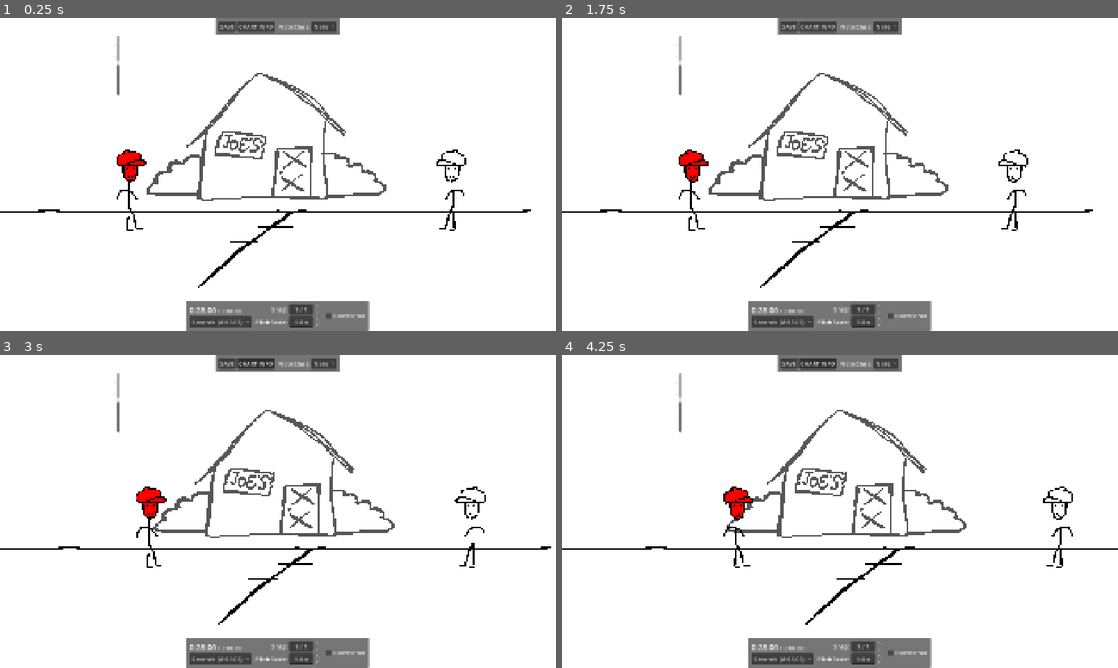
Above: before the commit, frames 1-4 (two rows, left to right).
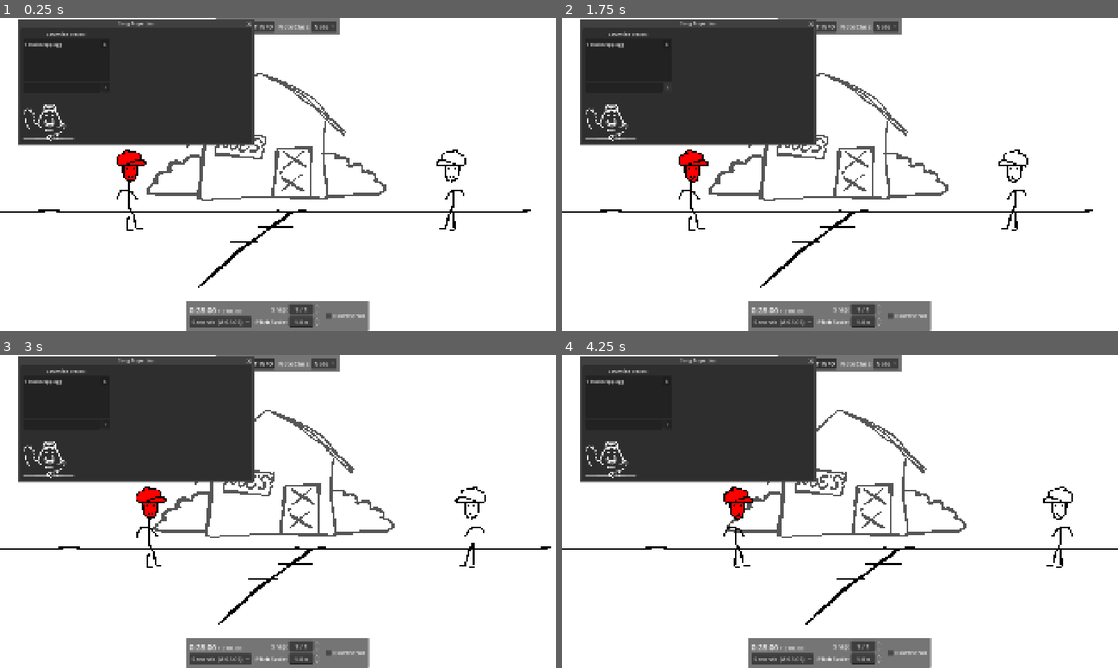
Above: after the commit, the same moments.

Repository: B3GD/b3gd
Game: Godot game, scene res://songs/test/song.tscn
Same seed, same stepped clock (60 frames per second), same inputs: the game is played once before the commit and once after it. This scene is started directly instead of the project's main scene. Sound files missing from this copy of the repository are replaced by a short silence.
Inputs (mouse positions are in pixels of both pictures, inside the frame that each line leads up to):
- Up to frame 1 (0.25 s): no input
- Up to frame 2 (1.75 s): click (667, 43) at 0.5 s, where only the run after the commit has a clickable "X"; click (667, 86) at 1.25 s, where only the run after the commit has a clickable "+"
- Up to frame 3 (3 s): click "CHART INFO" at 2 s; hold Up (editor_time_up) from 2.78 s (still down)
- Up to frame 4 (4.25 s): release Up (editor_time_up) at 3.53 s; hold Down (editor_time_down) from 3.53 s (still down)

The runs differ from the first frame. In frame 1, 17% of the frame differs, in the area x 3-46%, y 0-41%; in frame 2, 17%; in frame 3, 17%; in frame 4, 17%.

Commit message:
Added charles

Diff:
--- a/b3gd/chart_editor/strumline_container.gd
+++ b/b3gd/chart_editor/strumline_container.gd
@@ -1,11 +1,17 @@
 extends SplitContainer
 
+@export var strumline_node: PackedScene
 
 # Called when the node enters the scene tree for the first time.
 func _ready() -> void:
 	pass # Replace with function body.
 
-
 # Called every frame. 'delta' is the elapsed time since the previous frame.
 func _process(delta: float) -> void:
 	pass
+
+func update_strumlines():
+	for child in get_children():
+		if child.name.begins_with("_"):
+			continue
+		remove_child(child)
--- a/b3gd/chart_player/chart_player.tscn
+++ b/b3gd/chart_player/chart_player.tscn
@@ -14,6 +14,8 @@
 [ext_resource type="Script" uid="uid://b4it3bm2xipgc" path="res://b3gd/chart_editor/event_view_arranger.gd" id="12_jng4k"]
 [ext_resource type="Script" uid="uid://cddem6pgulynf" path="res://b3gd/chart_editor/note_type_box.gd" id="12_o3yqt"]
 [ext_resource type="Script" uid="uid://dsxriov1ftjvw" path="res://b3gd/chart_editor/strumline_container.gd" id="13_yao2k"]
+[ext_resource type="PackedScene" uid="uid://dkros47lrg8sl" path="res://b3gd/chart_editor/strumline.tscn" id="15_tbbiy"]
+[ext_resource type="Texture2D" uid="uid://kd73i3dkrn6l" path="res://b3gd/chart_editor/images/charles.png" id="16_jng4k"]
 
 [sub_resource type="Resource" id="Resource_eb4vn"]
 script = ExtResource("8_rbo3x")
@@ -223,6 +225,7 @@
 drag_area_highlight_in_editor = true
 split_offset = 153
 script = ExtResource("13_yao2k")
+strumline_node = ExtResource("15_tbbiy")
 
 [node name="_Margin" type="Control" parent="EditorTools/EditorUI/VBoxContainer/HBoxContainer/ScrollContainer/HBoxContainer/StrumlineContainer" unique_id=509375042]
 layout_mode = 2
@@ -316,5 +319,94 @@
 layout_mode = 2
 text = "Downscroll"
 
+[node name="Window" type="Window" parent="EditorTools/EditorUI" unique_id=1144163274]
+oversampling_override = 1.0
+title = "Song Properties"
+position = Vector2i(71, 36)
+size = Vector2i(800, 397)
+unresizable = true
+
+[node name="Panel" type="Panel" parent="EditorTools/EditorUI/Window" unique_id=1817701729]
+anchors_preset = 15
+anchor_right = 1.0
+anchor_bottom = 1.0
+grow_horizontal = 2
+grow_vertical = 2
+
+[node name="MarginContainer" type="MarginContainer" parent="EditorTools/EditorUI/Window/Panel" unique_id=620013007]
+layout_mode = 1
+anchors_preset = 15
+anchor_right = 1.0
+anchor_bottom = 1.0
+grow_horizontal = 2
+grow_vertical = 2
+theme_override_constants/margin_left = 8
+theme_override_constants/margin_top = 8
+theme_override_constants/margin_right = 8
+theme_override_constants/margin_bottom = 8
+
+[node name="VFlowContainer" type="VFlowContainer" parent="EditorTools/EditorUI/Window/Panel/MarginContainer" unique_id=1103507713]
+layout_mode = 2
+
+[node name="Label" type="Label" parent="EditorTools/EditorUI/Window/Panel/MarginContainer/VFlowContainer" unique_id=1252954743]
+layout_mode = 2
+text = "Strumline Tracks:"
+horizontal_alignment = 1
+
+[node name="Panel" type="Panel" parent="EditorTools/EditorUI/Window/Panel/MarginContainer/VFlowContainer" unique_id=855059347]
+custom_minimum_size = Vector2(300, 150)
+layout_mode = 2
+
+[node name="ScrollContainer" type="ScrollContainer" parent="EditorTools/EditorUI/Window/Panel/MarginContainer/VFlowContainer/Panel" unique_id=1552848837]
+layout_mode = 1
+anchors_preset = 15
+anchor_right = 1.0
+anchor_bottom = 1.0
+offset_left = 4.0
+offset_top = 4.0
+offset_right = -4.0
+offset_bottom = -4.0
+grow_horizontal = 2
+grow_vertical = 2
+
+[node name="TrackGrid" type="GridContainer" parent="EditorTools/EditorUI/Window/Panel/MarginContainer/VFlowContainer/Panel/ScrollContainer" unique_id=1007618091]
+layout_mode = 2
+size_flags_horizontal = 3
+size_flags_vertical = 3
+columns = 3
+
+[node name="Label2" type="Label" parent="EditorTools/EditorUI/Window/Panel/MarginContainer/VFlowContainer/Panel/ScrollContainer/TrackGrid" unique_id=766952293]
+layout_mode = 2
+text = "1"
+
+[node name="Label3" type="Label" parent="EditorTools/EditorUI/Window/Panel/MarginContainer/VFlowContainer/Panel/ScrollContainer/TrackGrid" unique_id=944530311]
+layout_mode = 2
+text = "tracks/opp.ogg"
+
+[node name="Button" type="Button" parent="EditorTools/EditorUI/Window/Panel/MarginContainer/VFlowContainer/Panel/ScrollContainer/TrackGrid" unique_id=515659952]
+layout_mode = 2
+size_flags_horizontal = 10
+text = " X "
+
+[node name="HBoxContainer" type="HBoxContainer" parent="EditorTools/EditorUI/Window/Panel/MarginContainer/VFlowContainer" unique_id=1027648156]
+layout_mode = 2
+
+[node name="LineEdit" type="LineEdit" parent="EditorTools/EditorUI/Window/Panel/MarginContainer/VFlowContainer/HBoxContainer" unique_id=1125373769]
+layout_mode = 2
+size_flags_horizontal = 3
+
+[node name="Button" type="Button" parent="EditorTools/EditorUI/Window/Panel/MarginContainer/VFlowContainer/HBoxContainer" unique_id=1600345443]
+layout_mode = 2
+size_flags_horizontal = 8
+text = " + "
+
+[node name="TextureRect" type="TextureRect" parent="EditorTools/EditorUI/Window/Panel/MarginContainer/VFlowContainer" unique_id=1595565935]
+custom_minimum_size = Vector2(0, 125.715)
+layout_mode = 2
+size_flags_vertical = 10
+texture = ExtResource("16_jng4k")
+expand_mode = 2
+stretch_mode = 4
+
 [connection signal="pre_init_events" from="EventPlayer" to="SongAudioPlayer" method="on_event_pre_init"]
 [connection signal="finished" from="SongAudioPlayer" to="SongAudioPlayer" method="on_finished"]
Binary file added: b3gd/chart_editor/images/charles.png
Not shown, added: b3gd/chart_editor/images/charles.png.import
